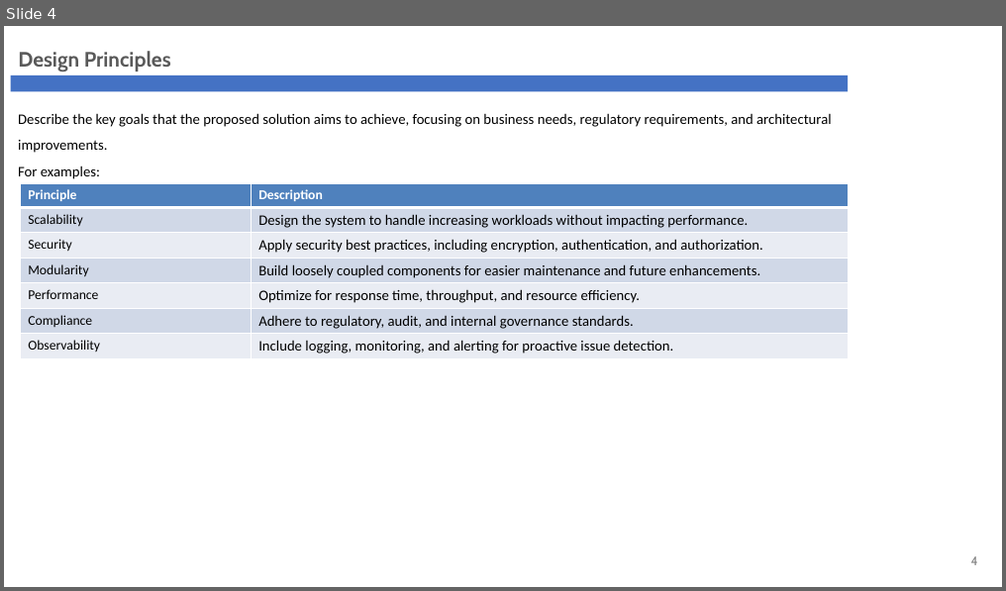
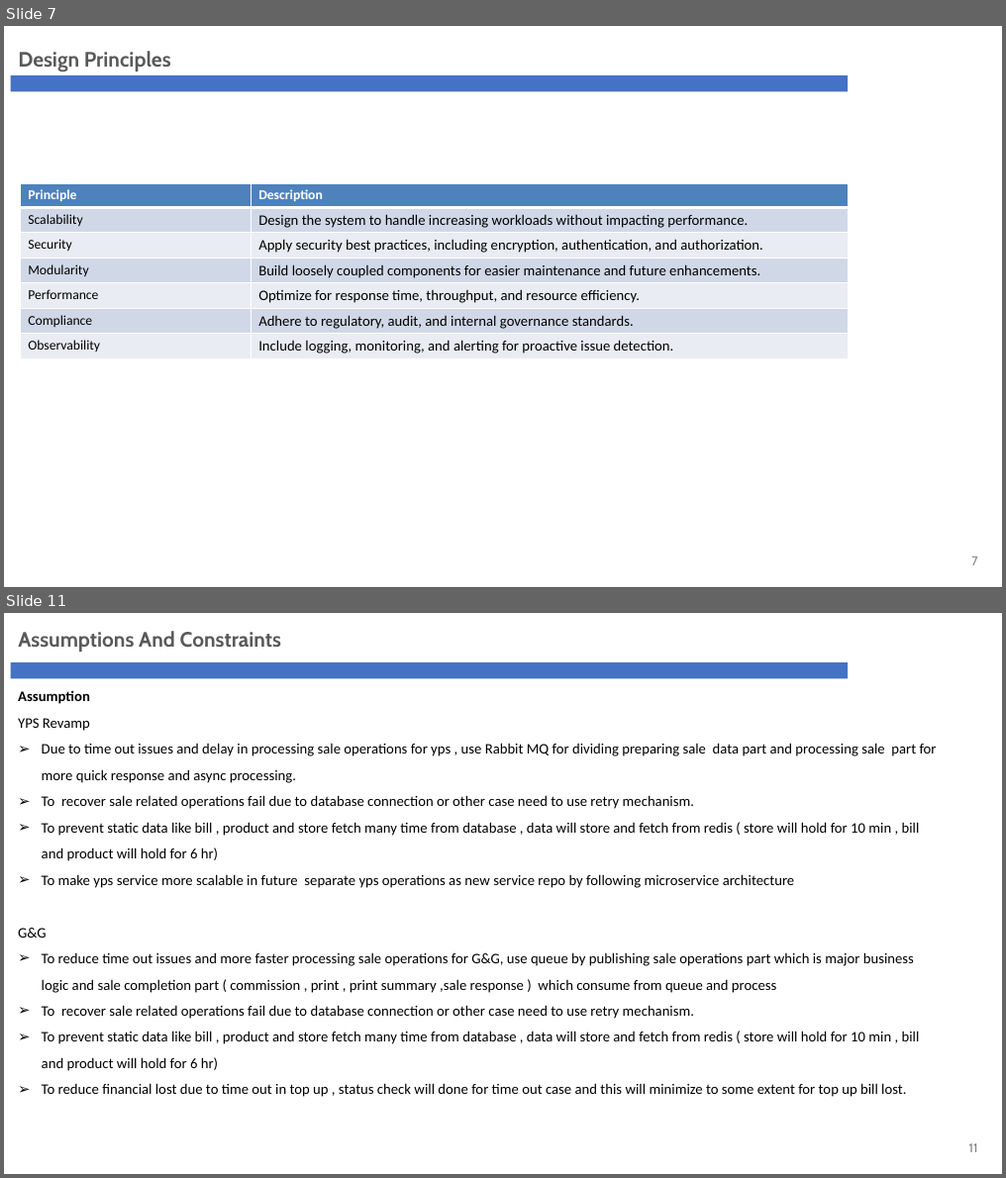
Before and after one commit to phyothuhan26/MySolutions, a slide deck: GandG_YPS/Presentation/G&G_Revamp_ARB.pptx. Shown one above the other, each under a label of ours: slide 4 before the commit, slides 7 and 11 after it; the slides between them are not shown. The pictures are 1006x591 and 1006x1178 pixels, drawn with LibreOffice and Linux fonts; fonts in the diff are those of the drawing; background and template pictures are left out. Boxes give left, top, right and bottom in pixels: in the first picture for what was removed or moved away, otherwise in the second. Text is boxed around its words. In the diff, an @@ line names an element or a change of style, - is before the commit and + after.

```diff
--- a/GandG_YPS/Presentation/G&G_Revamp_ARB.pptx
+++ b/GandG_YPS/Presentation/G&G_Revamp_ARB.pptx
@@ slide 11 added at <box>4,613,1002,1174</box>, background #FFFFFF; not listed: 1 template element that a slide beside it also shows @@
@@ text added at <box>18,631,281,652</box>, 20 pt, text #595959, bold @@
+Assumptions And Constraints
@@ text added at <box>18,690,937,1097</box>, 14 pt, text #000000 @@
+Assumption
+YPS Revamp
+➢ Due to time out issues and delay in processing sale operations for yps , use Rabbit MQ for dividing preparing sale data part and processing sale part for more quick response and async processing.
+➢ To recover sale related operations fail due to database connection or other case need to use retry mechanism.
+➢ To prevent static data like bill , product and store fetch many time from database , data will store and fetch from redis ( store will hold for 10 min , bill and product will hold for 6 hr)
+➢ To make yps service more scalable in future separate yps operations as new service repo by following microservice architecture
+G&G
+➢ To reduce time out issues and more faster processing sale operations for G&G, use queue by publishing sale operations part which is major business logic and sale completion part ( commission , print , print summary ,sale response ) which consume from queue and process
+➢ To recover sale related operations fail due to database connection or other case need to use retry mechanism.
+➢ To prevent static data like bill , product and store fetch many time from database , data will store and fetch from redis ( store will hold for 10 min , bill and product will hold for 6 hr)
+➢ To reduce financial lost due to time out in top up , status check will done for time out case and this will minimize to some extent for top up bill lost.
@@ page number added at <box>969,1144,978,1153</box>, 12 pt, text #808080 @@
+11
@@ what was slide 4 is now slide 7 @@
@@ slide 7 changed as well @@
@@ text removed at <box>18,113,831,179</box> @@
-Describe the key goals that the proposed solution aims to achieve, focusing on business needs, regulatory requirements, and architectural improvements.
-For examples:
@@ page number at <box>971,557,977,566</box>: text changed @@
-4
+7
```
Also in this commit, not shown: 3 other slides changed, 20 other slides added, 16 slides removed, 16 other files.
